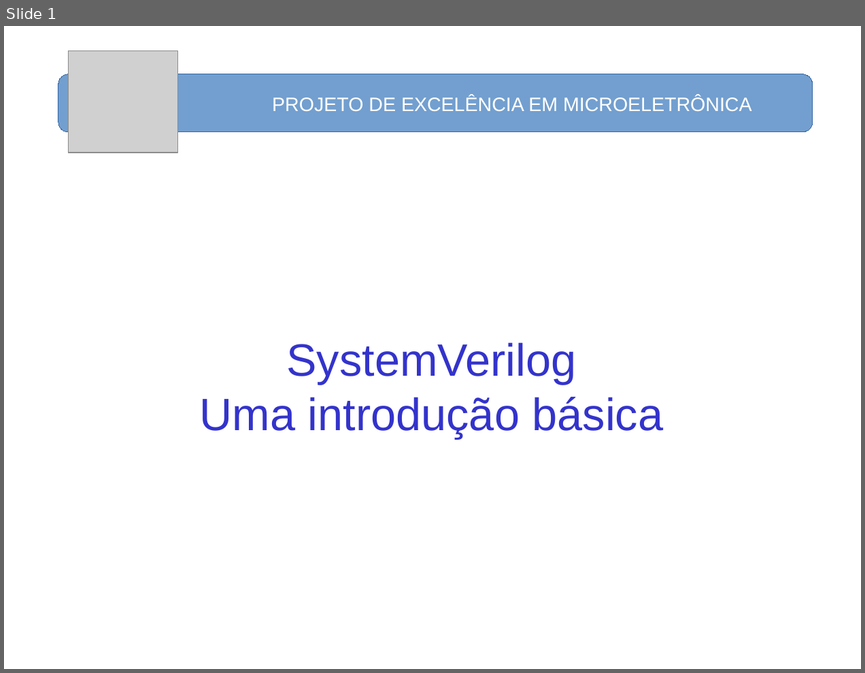
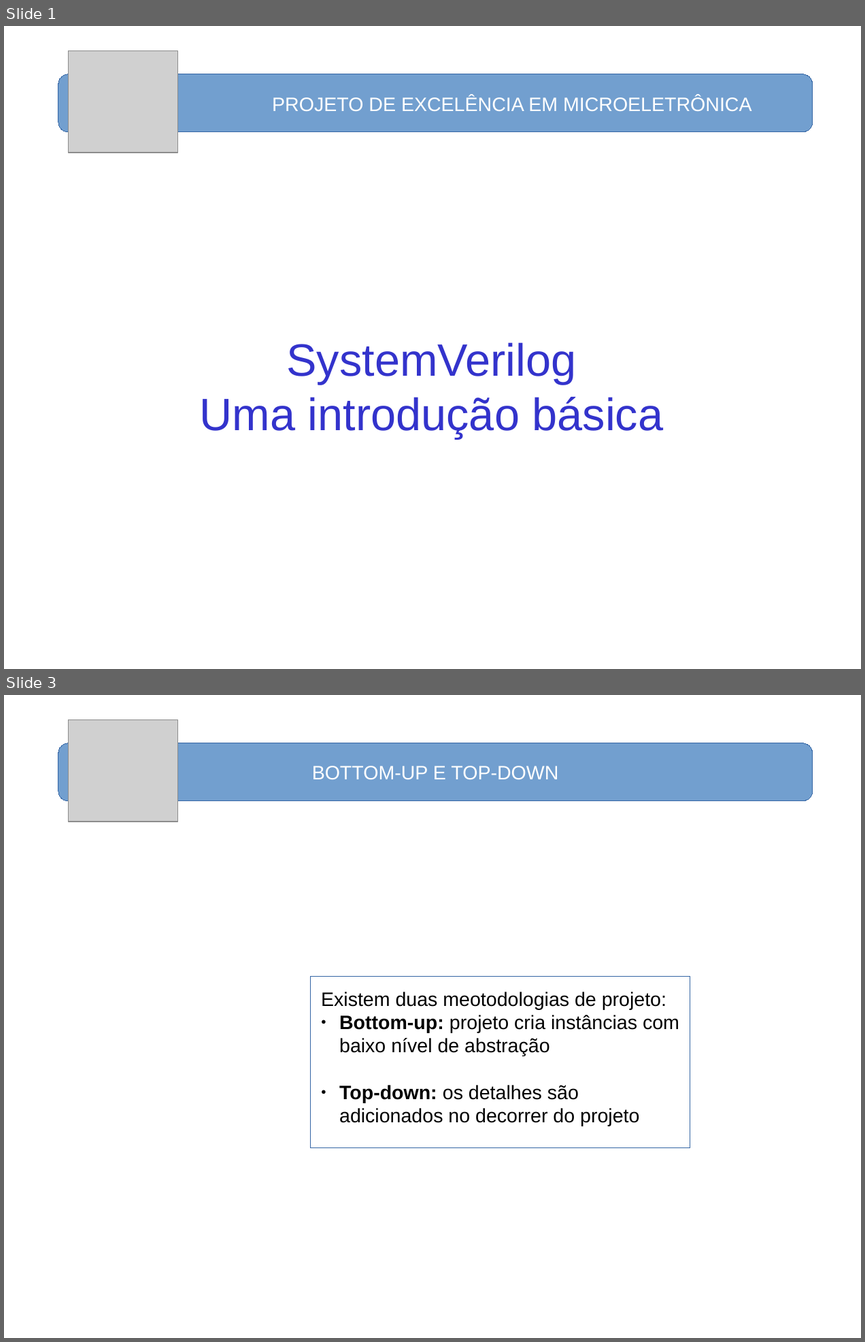
Before and after one commit to nelsoncsc/basicSV, a slide deck: docs/basicSV.odp. Shown one above the other, each under a label of ours: slide 1 before the commit, slides 1 and 3 after it; the slides between them are not shown. The pictures are 865x673 and 865x1342 pixels, drawn with LibreOffice and Linux fonts; fonts in the diff are those of the drawing; grey boxes stand for pictures. Boxes give left, top, right and bottom in pixels: in the first picture for what was removed or moved away, otherwise in the second. Text is boxed around its words. In the diff, an @@ line names an element or a change of style, - is before the commit and + after.

```diff
--- a/docs/basicSV.odp
+++ b/docs/basicSV.odp
@@ slide 3 added at (4,695,861,1338), background #FFFFFF @@
@@ picture added at (68,720,177,821) @@
@@ rounded rectangle added at (58,743,813,800), fill #729FCF, outline #3465A4 0 pt, 18 pt, text #FFFFFF @@
+BOTTOM-UP E TOP-DOWN
@@ rounded rectangle added at (51,906,813,1202), outline #FFFFFF 0 pt @@
@@ rectangle added at (310,977,689,1149), fill #FFFFFF, outline #3465A4 0 pt @@
@@ text added at (321,991,679,1126), 18 pt, text #000000 @@
+Existem duas meotodologias de projeto:
+● Bottom-up: projeto cria instâncias com baixo nível de abstração
+● Top-down: os detalhes são adicionados no decorrer do projeto
```
Also in this commit, not shown: 1 slide changed, 20 other slides added.
